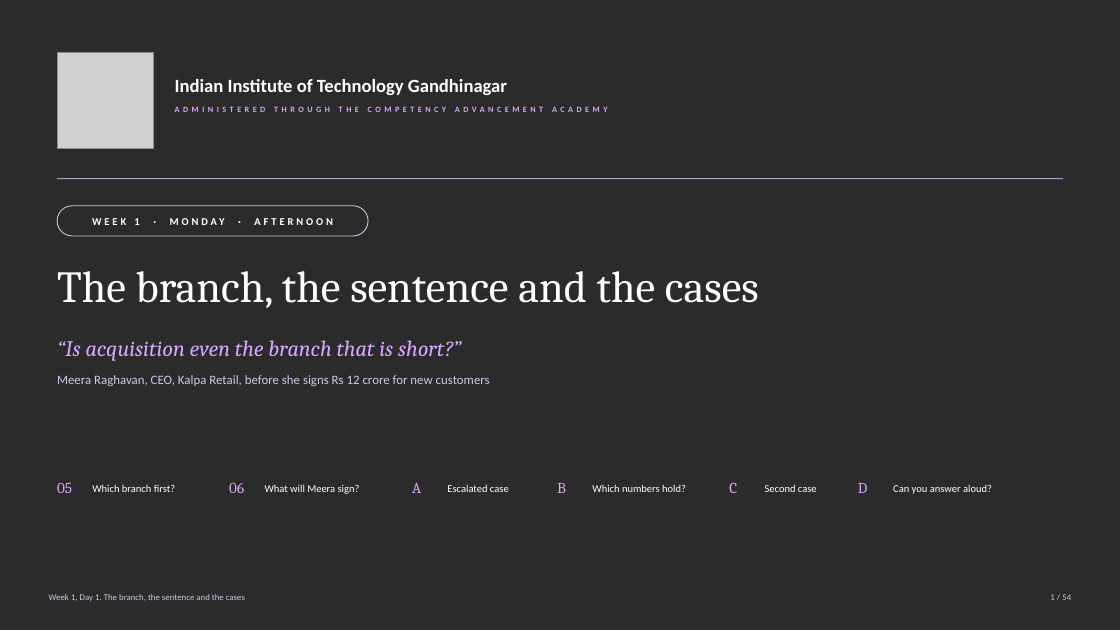
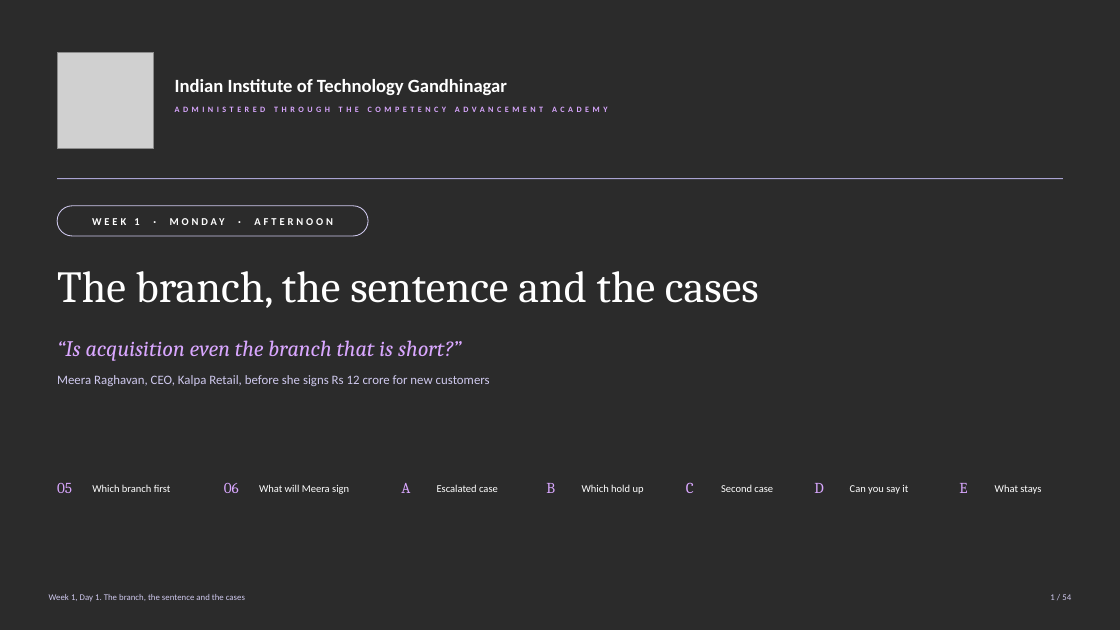
Before and after one commit to fde-academy-lab/c2-content-factory, a slide deck: slide 1 of content/W01/D1/slides/C2_W01_D01_half2_STUDENT.pptx. Drawn at 1120x630 pixels with LibreOffice and Linux fonts; fonts in the diff are those of the drawing; grey boxes stand for pictures; background and template pictures are left out; a plain dark background stands for a picture behind light text. Boxes give left, top, right and bottom in pixels: in the first picture for what was removed or moved away, otherwise in the second. Text is boxed around its words. In the diff, an @@ line names an element or a change of style, - is before the commit and + after.

```diff
--- a/content/W01/D1/slides/C2_W01_D01_half2_STUDENT.pptx
+++ b/content/W01/D1/slides/C2_W01_D01_half2_STUDENT.pptx
@@ text "06" moved from (x1=229, y1=483, x2=244, y2=493) to (x1=224, y1=483, x2=239, y2=493) @@
@@ 3 texts moved together from (x1=412, y1=483, x2=566, y2=493) to (x1=401, y1=483, x2=555, y2=493) @@
@@ text at (x1=92, y1=484, x2=171, y2=492): text changed @@
-Which branch first?
+Which branch first
@@ text at (x1=259, y1=484, x2=349, y2=494): text changed @@
-What will Meera sign?
+What will Meera sign
@@ text at (x1=582, y1=484, x2=644, y2=494): text changed @@
-Which numbers hold?
+Which hold up
@@ 3 texts moved together from (x1=729, y1=482, x2=867, y2=493) to (x1=686, y1=482, x2=823, y2=493) @@
@@ text at (x1=850, y1=485, x2=908, y2=494): text changed @@
-Can you answer aloud?
+Can you say it
@@ text added at (x1=959, y1=483, x2=967, y2=493), 13 pt, text #D9A7FF @@
+E
@@ text added at (x1=995, y1=485, x2=1041, y2=494), 9 pt, text #FFFFFF @@
+What stays
```
Also in this commit, not shown: 53 other slides changed, 4 other files.
